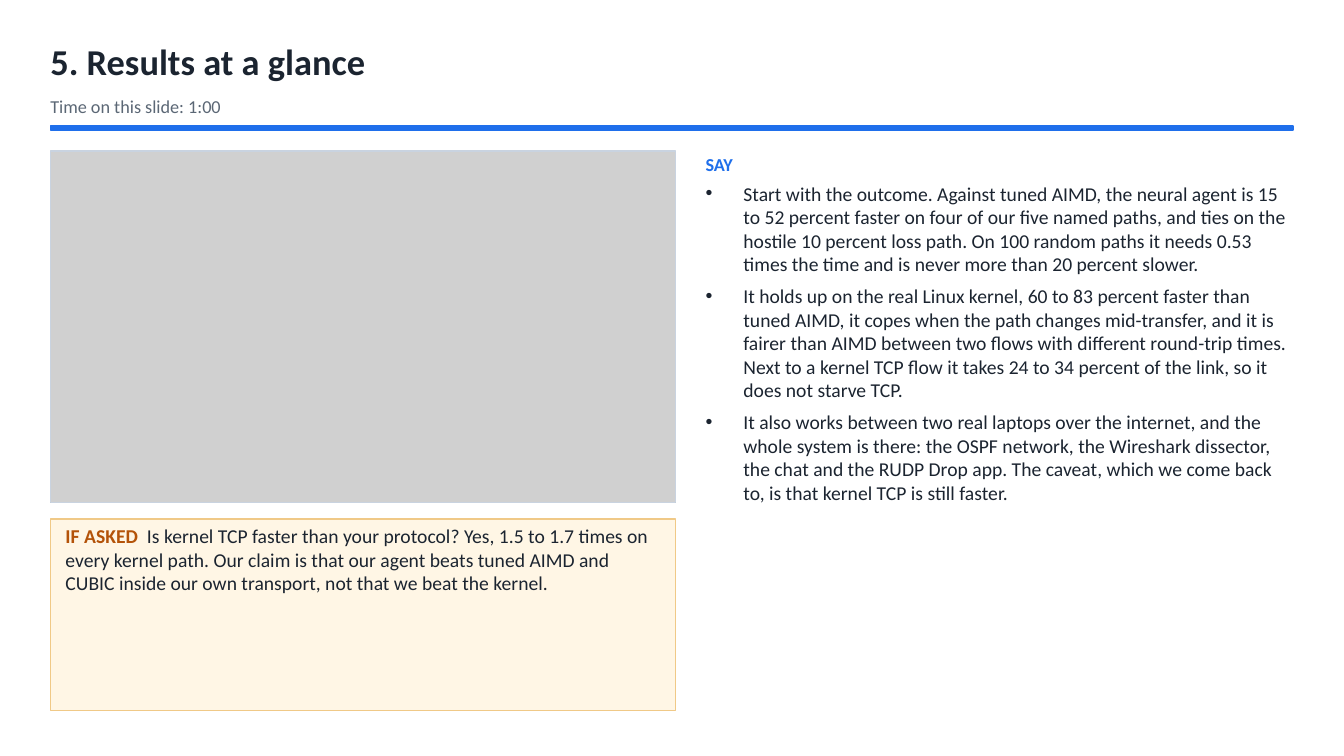
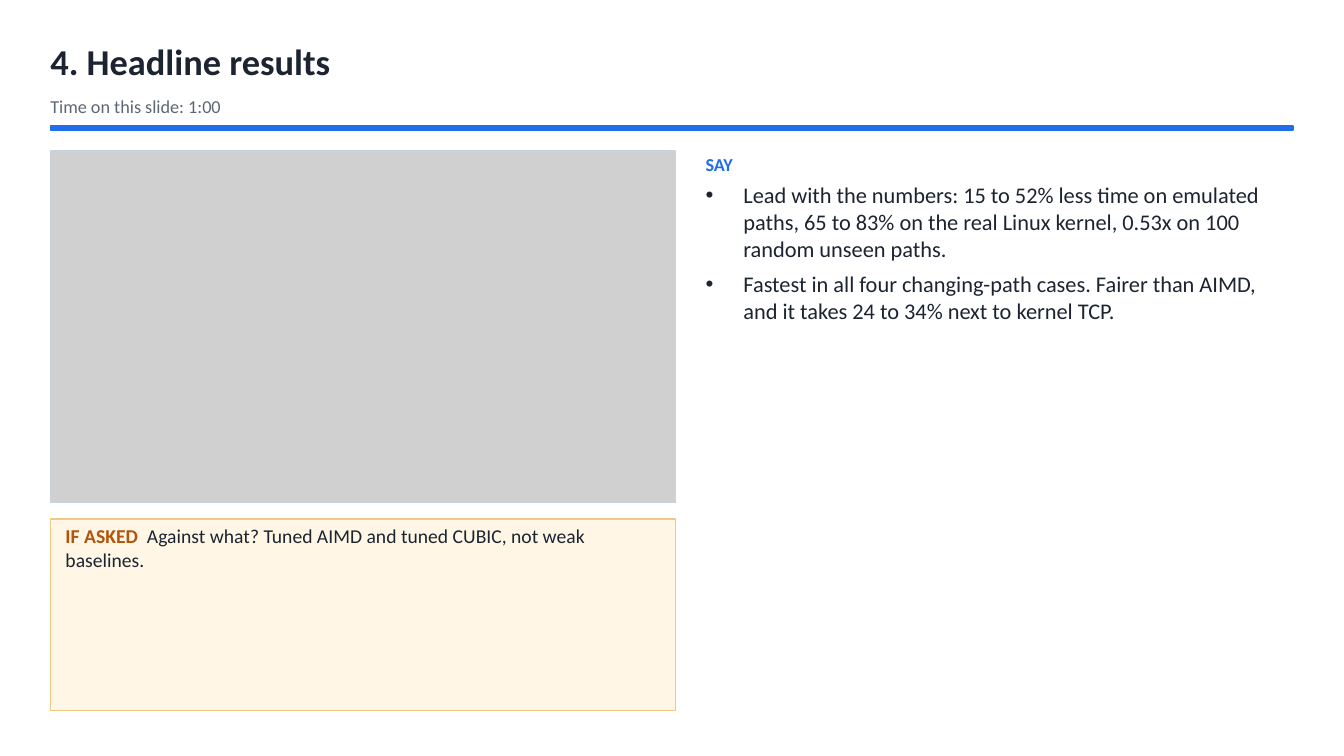
Before and after one commit to Capsturrrr/REPLIC, a slide deck: slide 6 of docs/final/RUDP_Host_Guide.pptx (slide 7 before the commit). Drawn at 1344x756 pixels with LibreOffice and Linux fonts; fonts in the diff are those of the drawing; grey boxes stand for pictures. Boxes give left, top, right and bottom in pixels: in the first picture for what was removed or moved away, otherwise in the second. Text is boxed around its words. In the diff, an @@ line names an element or a change of style, - is before the commit and + after.

```diff
--- a/docs/final/RUDP_Host_Guide.pptx
+++ b/docs/final/RUDP_Host_Guide.pptx
@@ text at (50,49,330,76): text changed @@
-5. Results at a glance
+4. Headline results
@@ text at (743,187,1258,319): text changed; size 14 to 16 pt @@
-• Start with the outcome. Against tuned AIMD, the neural agent is 15 to 52 percent faster on four of our five named paths, and ties on the hostile 10 percent loss path. On 100 random paths it needs 0.53 times the time and is never more than 20 percent slower.
-• It holds up on the real Linux kernel, 60 to 83 percent faster than tuned AIMD, it copes when the path changes mid-transfer, and it is fairer than AIMD between two flows with different round-trip times. Next to a kernel TCP flow it takes 24 to 34 percent of the link, so it does not starve TCP.
-• It also works between two real laptops over the internet, and the whole system is there: the OSPF network, the Wireshark dissector, the chat and the RUDP Drop app. The caveat, which we come back to, is that kernel TCP is still faster.
+• Lead with the numbers: 15 to 52% less time on emulated paths, 65 to 83% on the real Linux kernel, 0.53x on 100 random unseen paths.
+• Fastest in all four changing-path cases. Fairer than AIMD, and it takes 24 to 34% next to kernel TCP.
@@ text at (65,529,585,567): text changed @@
-IF ASKED Is kernel TCP faster than your protocol? Yes, 1.5 to 1.7 times on every kernel path. Our claim is that our agent beats tuned AIMD and CUBIC inside our own transport, not that we beat the kernel.
+IF ASKED Against what? Tuned AIMD and tuned CUBIC, not weak baselines.
```
Also in this commit, not shown: 37 other slides changed, 5 slides removed, 9 other files.
